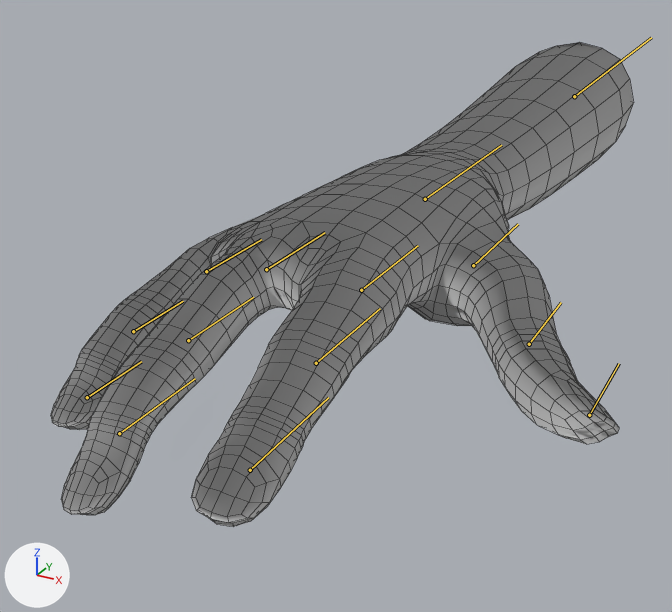
The FBX model ShortBurn/Assets/Art/Jemmie/Models/Hand.fbx, before and after one commit.
The view is the same before and after, from a 50 mm lens placed at (2.572, -2.012, 2.266), pointed at (1.885, -0.764, 1.642). Lighting does not change. The marker at lower left points along +X, +Y and +Z. Both versions are drawn at frame 61 of the action 'Take 001'; the numbers are the values there. The bones that bend it are drawn over the model as lines. Mesh edges are drawn as thin lines.

In view in the first picture: 'ze_Hando'.
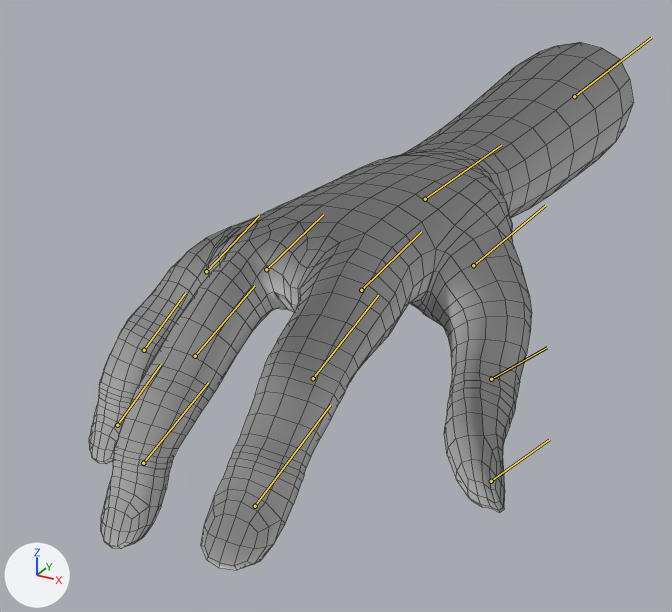
The change in detail:
Bone 'Duim_van_Nieke' (bone_duim_van_nieke) turns from (0, 0, 0) to (13, 13, -11) degrees about its own x, y and z.
Bone 'Nieke_s_pijn' (bone_nieke_s_pijn) turns from (0, 0, 0) to (-17, 22, -10) degrees about its own x, y and z.
Bone 'Pointer_van_Jeremy' (bone_pointer_van_jeremy) turns from (0, 0, 0) to (7, 0, -2) degrees about its own x, y and z.
Bone 'Jemmies_Blaze' (bone_jemmies_blaze) turns from (0, 0, 0) to (8, 0, 0) degrees about its own x, y and z.
Bone 'Middelvinger_van_timothy' (bone_middelvinger_van_timothy) turns from (0, 0, 0) to (10, 0, 0) degrees about its own x, y and z.
Bone 'Timothy_s_haze' (bone_timothy_s_haze) turns from (0, 0, 0) to (6, 0, 0) degrees about its own x, y and z.
Bone 'Pink_van_Jari' (bone_pink_van_jari) turns from (0, 0, 0) to (17, 0, -1) degrees about its own x, y and z.
Bone 'jaris_Slay' (bone_jaris_slay) turns from (0, 0, 0) to (9, 0, 0) degrees about its own x, y and z.

What differs and where, as boxes (x1, y1, x2, y2) in the pictures (672 x 612 px):
'ze_Hando', posed (7% narrower, 9% taller)
    before: (51, 42, 633, 527)
    after: (89, 42, 633, 570)
bone 'Duim_van_Nieke', root to tip
    before: (473, 265) to (518, 224)
    after: (473, 265) to (545, 205)
bone 'Nieke_s_pijn', root to tip
    before: (529, 344) to (561, 302)
    after: (491, 379) to (547, 347)
bone 'Pointer_van_Jeremy', root to tip
    before: (361, 290) to (418, 245)
    after: (361, 290) to (421, 231)
bone 'Jemmies_Blaze', root to tip
    before: (316, 363) to (380, 308)
    after: (313, 378) to (378, 295)
bone 'Middelvinger_van_timothy', root to tip
    before: (266, 269) to (325, 232)
    after: (266, 269) to (323, 214)
bone 'Timothy_s_haze', root to tip
    before: (188, 340) to (253, 297)
    after: (195, 356) to (254, 286)
bone 'Pink_van_Jari', root to tip
    before: (206, 271) to (261, 239)
    after: (206, 271) to (259, 215)
bone 'jaris_Slay', root to tip
    before: (133, 331) to (183, 301)
    after: (144, 350) to (185, 293)
